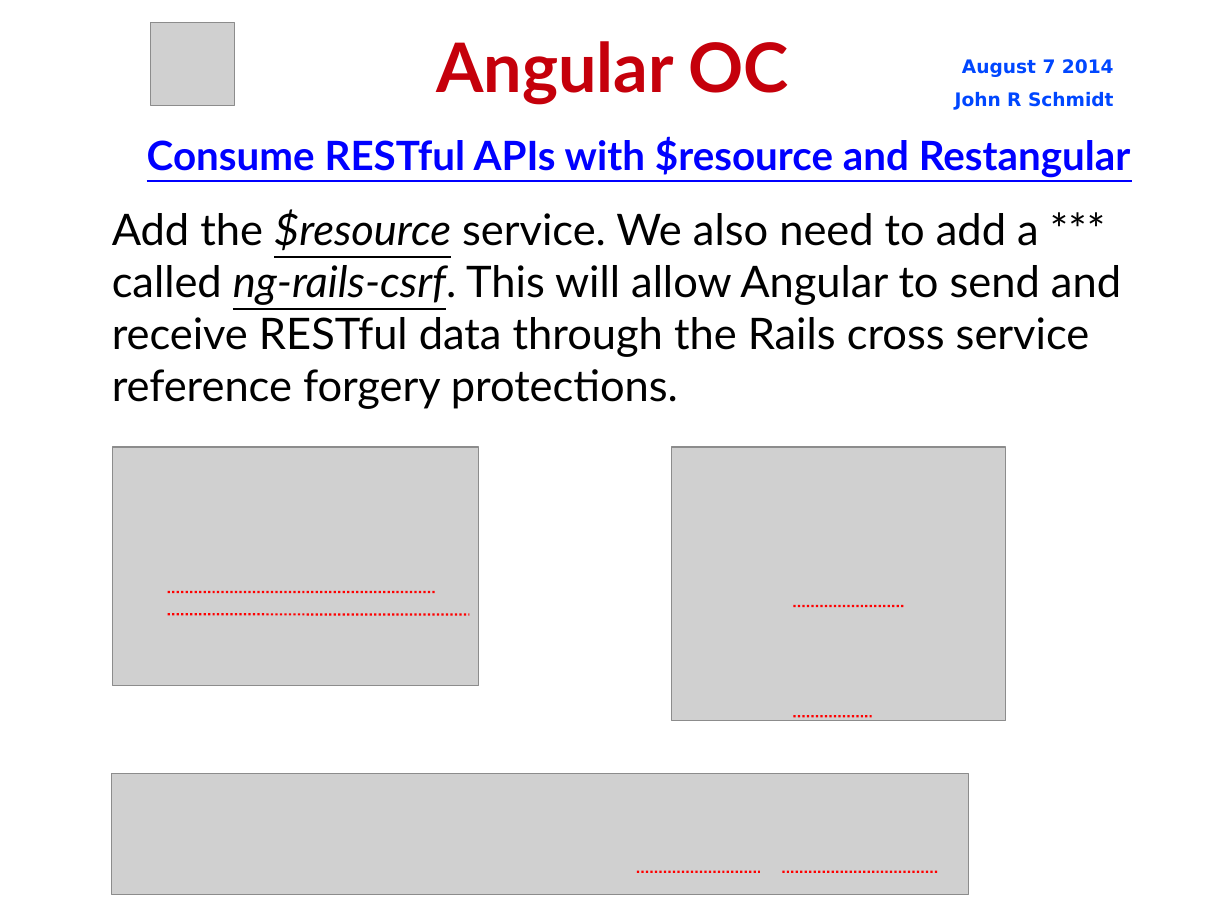
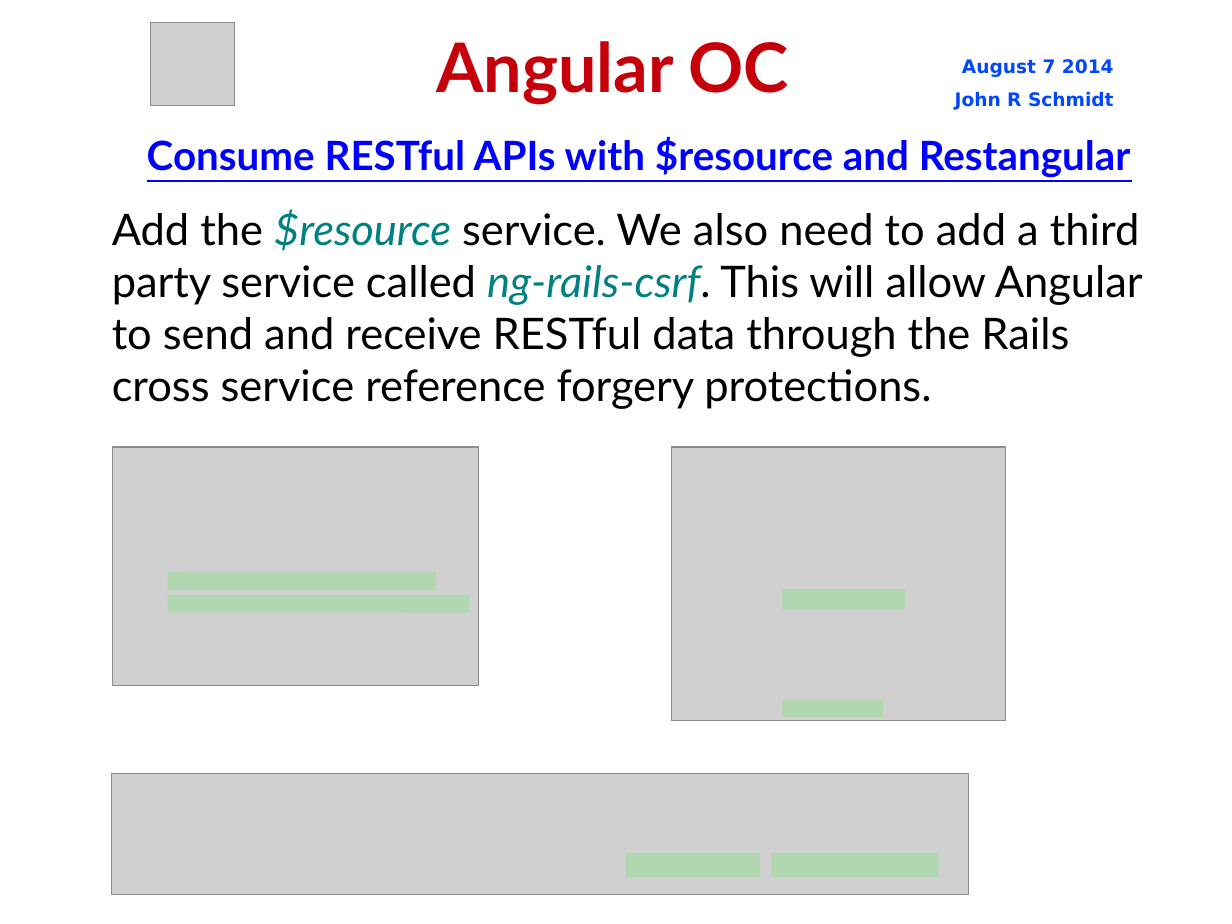
Before and after one commit to jrschmidt/fifa-angular-rest-demo, a slide deck: slide 26 of fifa.odp. Drawn at 1232x924 pixels with LibreOffice and Linux fonts; fonts in the diff are those of the drawing; grey boxes stand for pictures; background and template pictures are left out. Boxes give left, top, right and bottom in pixels: in the first picture for what was removed or moved away, otherwise in the second. Text is boxed around its words. In the diff, an @@ line names an element or a change of style, - is before the commit and + after.

Commit message:
change styles for some elements in the presentation

```diff
--- a/fifa.odp
+++ b/fifa.odp
@@ subtitle at [112,209,1143,409]: text changed @@
-Add the $resource service. We also need to add a *** called ng-rails-csrf. This will allow Angular to send and receive RESTful data through the Rails cross service reference forgery protections.
+Add the $resource service. We also need to add a third party service called ng-rails-csrf. This will allow Angular to send and receive RESTful data through the Rails cross service reference forgery protections.
@@ line moved from (168, 593) - (436, 593) to (168, 581) - (436, 581) @@
@@ line (168, 581) - (436, 581): stroke #FF0000 1.45 pt to #00FF00 11.51 pt @@
@@ line moved from (794, 606) - (906, 606) to (783, 599) - (906, 599) @@
@@ line (783, 599) - (906, 599): stroke #FF0000 1.45 pt to #00FF00 12.95 pt @@
@@ line moved from (168, 615) - (470, 615) to (168, 604) - (470, 604) @@
@@ line (168, 604) - (470, 604): stroke #FF0000 1.45 pt to #00FF00 11.51 pt @@
@@ line moved from (794, 717) - (872, 717) to (783, 709) - (883, 709) @@
@@ line (783, 709) - (883, 709): stroke #FF0000 1.45 pt to #00FF00 11.51 pt @@
@@ line moved from (637, 872) - (760, 872) to (626, 865) - (760, 865) @@
@@ line (626, 865) - (760, 865): stroke #FF0000 1.45 pt to #00FF00 15.85 pt @@
@@ line moved from (783, 872) - (939, 872) to (771, 865) - (939, 865) @@
@@ line (771, 865) - (939, 865): stroke #FF0000 1.45 pt to #00FF00 15.85 pt @@
```
Also in this commit, not shown: 15 other slides changed.
